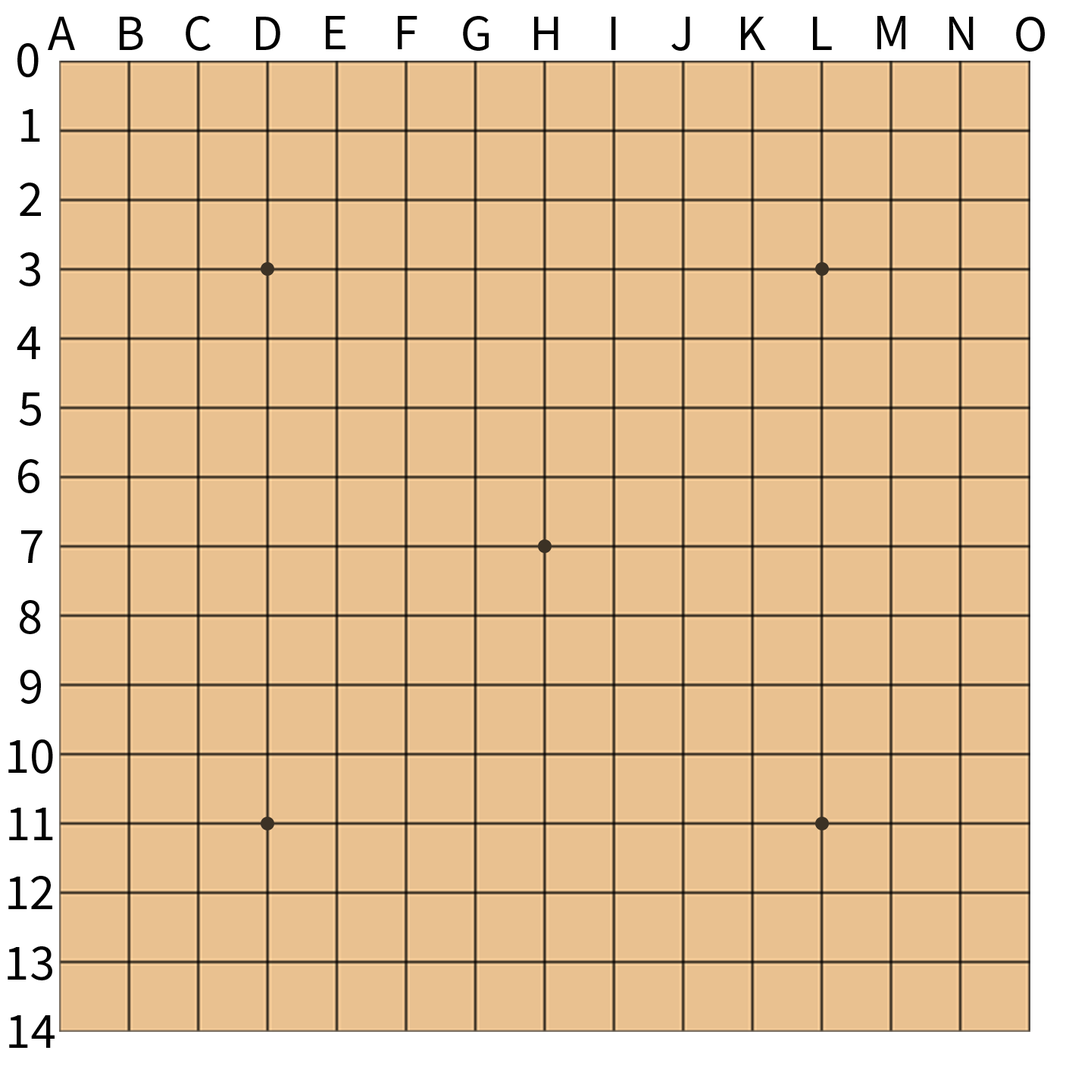
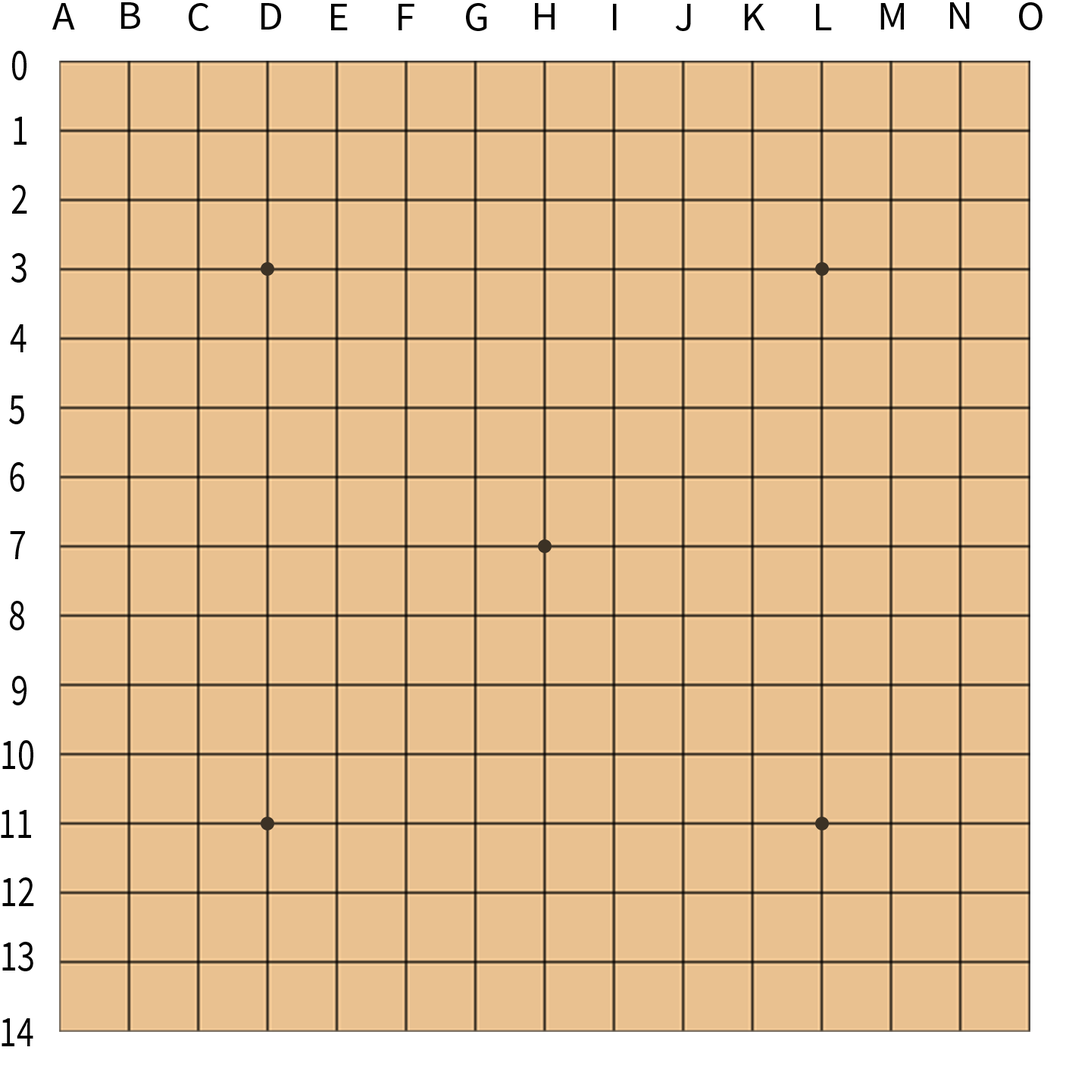
Two versions of the same layered image (1091 x 1091). Layer-by-layer changes:
painted on "D" over [256, 3, 282, 51]
painted on "O" over [1016, 2, 1046, 52]
painted on "N" over [949, 2, 975, 51]
painted on "M" over [877, 3, 906, 50]
painted on "K" over [741, 3, 767, 51]
painted on "H" over [534, 3, 559, 51]
painted on "G" over [463, 3, 489, 51]
painted on "E" over [325, 3, 348, 50]
painted on "C" over [185, 3, 211, 51]
painted on "B" over [119, 2, 144, 51]
painted on "A" over [47, 3, 76, 51]
painted on "14" over [1, 1015, 55, 1049]
painted on "13" over [2, 942, 53, 981]
painted on "12" over [2, 876, 53, 910]
painted on "11" over [0, 808, 54, 841]
painted on "10" over [2, 739, 54, 774]
painted on "9" over [12, 670, 41, 706]
painted on "8" over [9, 600, 41, 635]
painted on "7" over [9, 530, 43, 564]
painted on "6" over [9, 459, 40, 494]
painted on "5" over [9, 392, 41, 426]
painted on "4" over [9, 324, 41, 360]
painted on "3" over [10, 252, 41, 287]
painted on "0" over [12, 43, 39, 81]
…and 6 more changes (6 painted)
